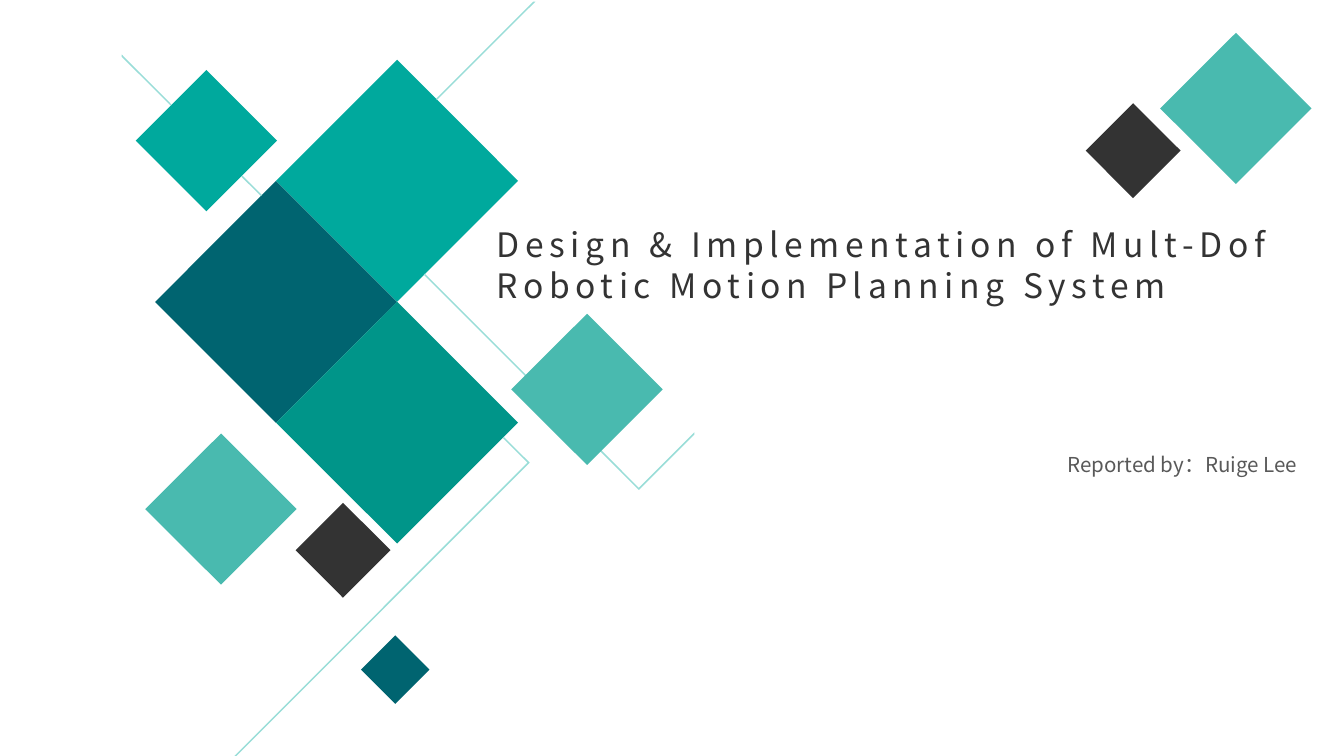
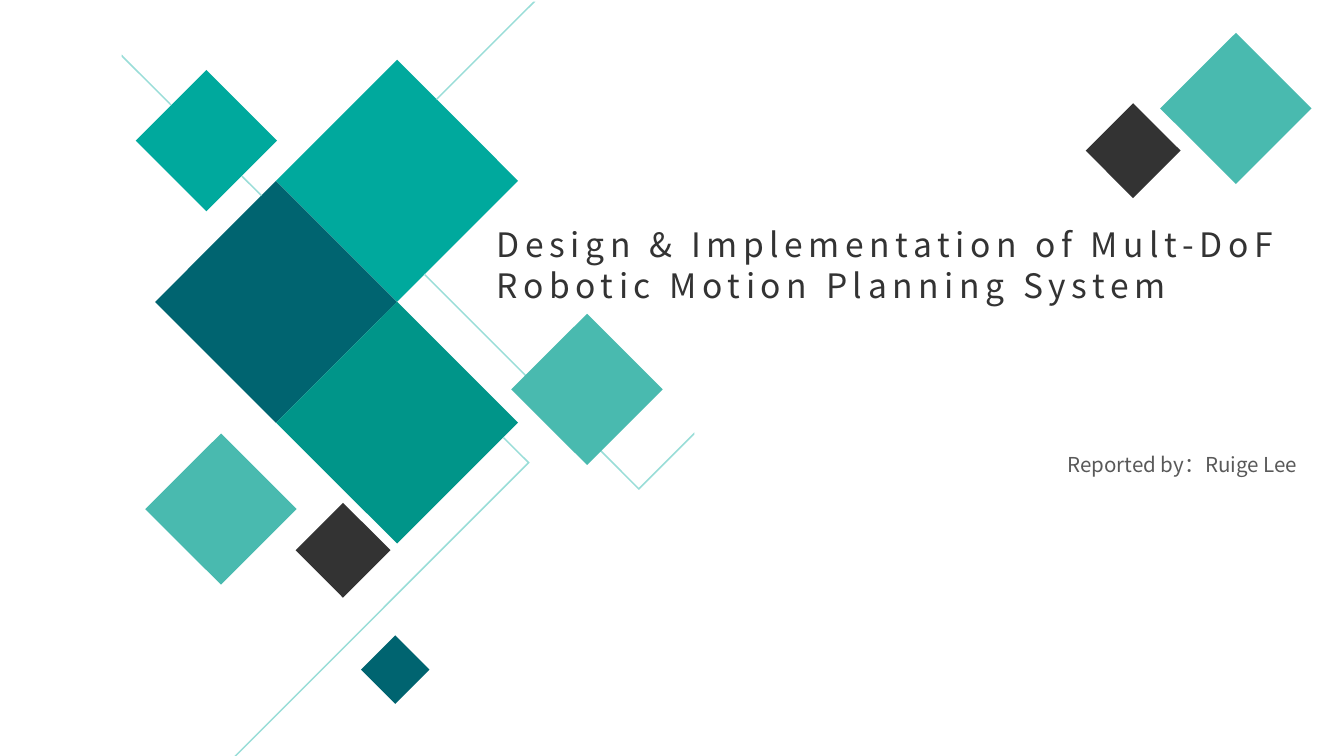
Before and after one commit to whutddk/PRM_Robotic_Arm, a slide deck: slide 1 of doc/进度报告20190912.pptx. Drawn at 1344x756 pixels with LibreOffice and Linux fonts; fonts in the diff are those of the drawing; background and template pictures are left out. Boxes give left, top, right and bottom in pixels: in the first picture for what was removed or moved away, otherwise in the second. Text is boxed around its words. In the diff, an @@ line names an element or a change of style, - is before the commit and + after.

```diff
--- a/doc/进度报告20190912.pptx
+++ b/doc/进度报告20190912.pptx
@@ text at (x1=497, y1=230, x2=1273, y2=307): text changed @@
-Design & Implementation of Mult-Dof Robotic Motion Planning System
+Design & Implementation of Mult-DoF Robotic Motion Planning System
```
Also in this commit, not shown: 4 other slides changed.
